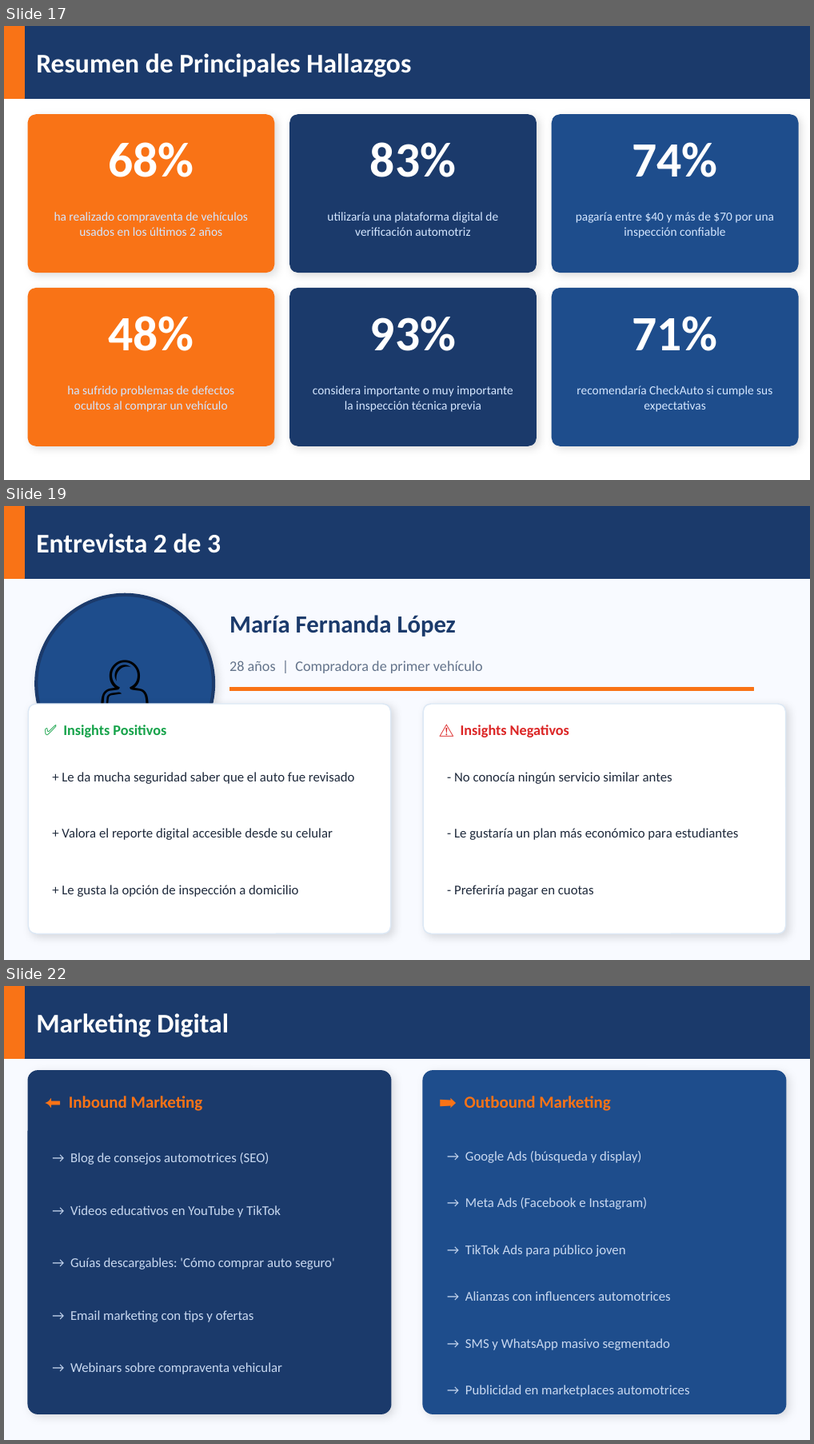
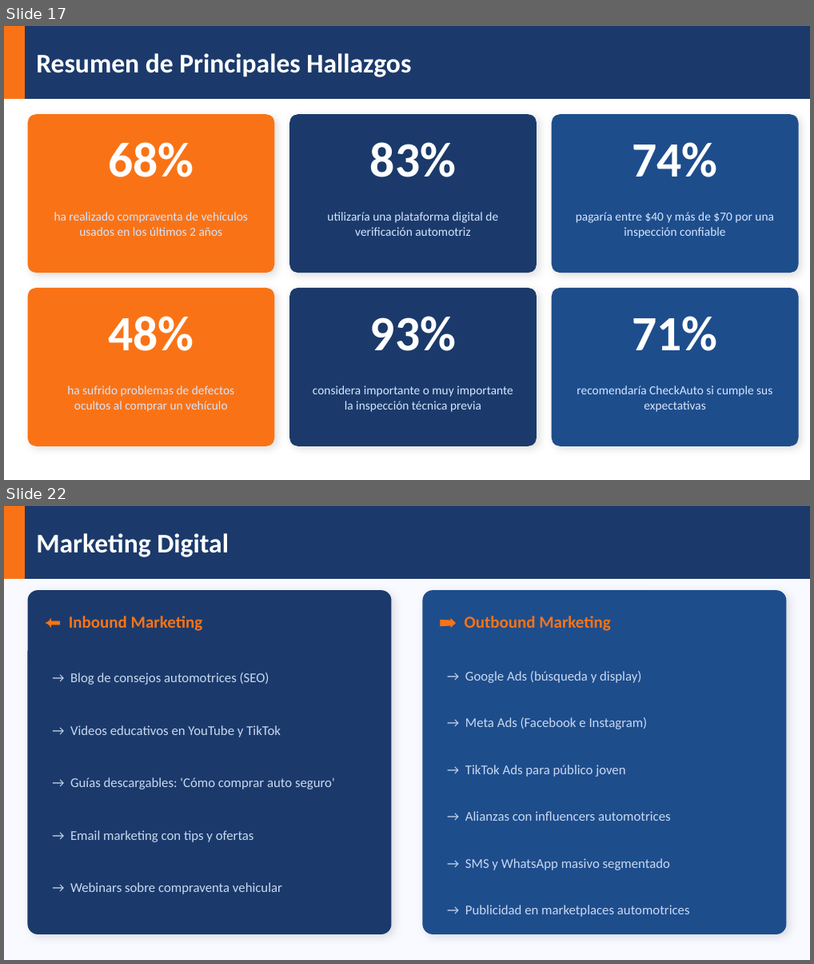
Before and after one commit to jhonnBoza/pptcheckauto, a slide deck: CheckAuto_Presentacion.pptx. Shown one above the other, each under a label of ours: slides 17, 19 and 22 before the commit, slides 17 and 22 after it; the slides between them are not shown. The pictures are 814x1444 and 814x964 pixels, drawn with LibreOffice and Linux fonts; fonts in the diff are those of the drawing. Boxes give left, top, right and bottom in pixels: in the first picture for what was removed or moved away, otherwise in the second. Text is boxed around its words. In the diff, an @@ line names an element or a change of style, - is before the commit and + after.

```diff
--- a/CheckAuto_Presentacion.pptx
+++ b/CheckAuto_Presentacion.pptx
@@ slide 19 removed at bbox=[4, 506, 810, 960], background #F8FAFF @@
@@ rectangle removed at bbox=[4, 506, 810, 579] @@
@@ rectangle removed at bbox=[4, 506, 24, 579] @@
@@ text removed at bbox=[36, 533, 221, 553] @@
-Entrevista 2 de 3
@@ ellipse removed at bbox=[36, 595, 214, 772] @@
@@ text removed at bbox=[36, 595, 214, 772] @@
-👤
@@ text removed at bbox=[230, 615, 456, 636] @@
-María Fernanda López
@@ text removed at bbox=[230, 660, 483, 673] @@
-28 años | Compradora de primer vehículo
@@ rectangle removed at bbox=[230, 688, 754, 691] @@
@@ rounded rectangle removed at bbox=[28, 704, 391, 933] @@
@@ rounded rectangle removed at bbox=[423, 704, 786, 933] @@
@@ text removed at bbox=[63, 724, 166, 737] @@
-✅ Insights Positivos
@@ text removed at bbox=[461, 724, 570, 737] @@
-⚠️ Insights Negativos
@@ text removed at bbox=[62, 772, 355, 784] @@
-+ Le da mucha seguridad saber que el auto fue revisado
@@ text removed at bbox=[454, 772, 673, 784] @@
-- No conocía ningún servicio similar antes
@@ text removed at bbox=[62, 828, 333, 840] @@
-+ Valora el reporte digital accesible desde su celular
@@ text removed at bbox=[454, 828, 739, 840] @@
-- Le gustaría un plan más económico para estudiantes
@@ text removed at bbox=[62, 884, 298, 896] @@
-+ Le gusta la opción de inspección a domicilio
@@ text removed at bbox=[454, 884, 594, 896] @@
-- Preferiría pagar en cuotas
```
Also in this commit, not shown: 1 slide changed, 3 slides added, 2 other slides removed.
